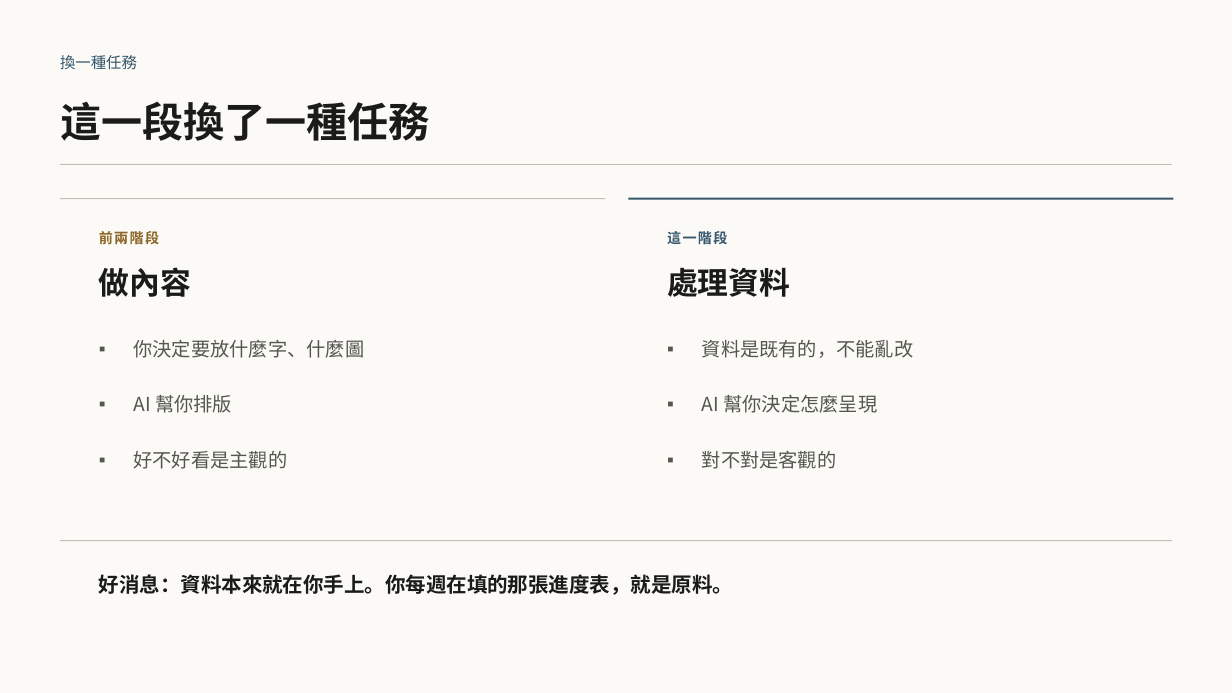
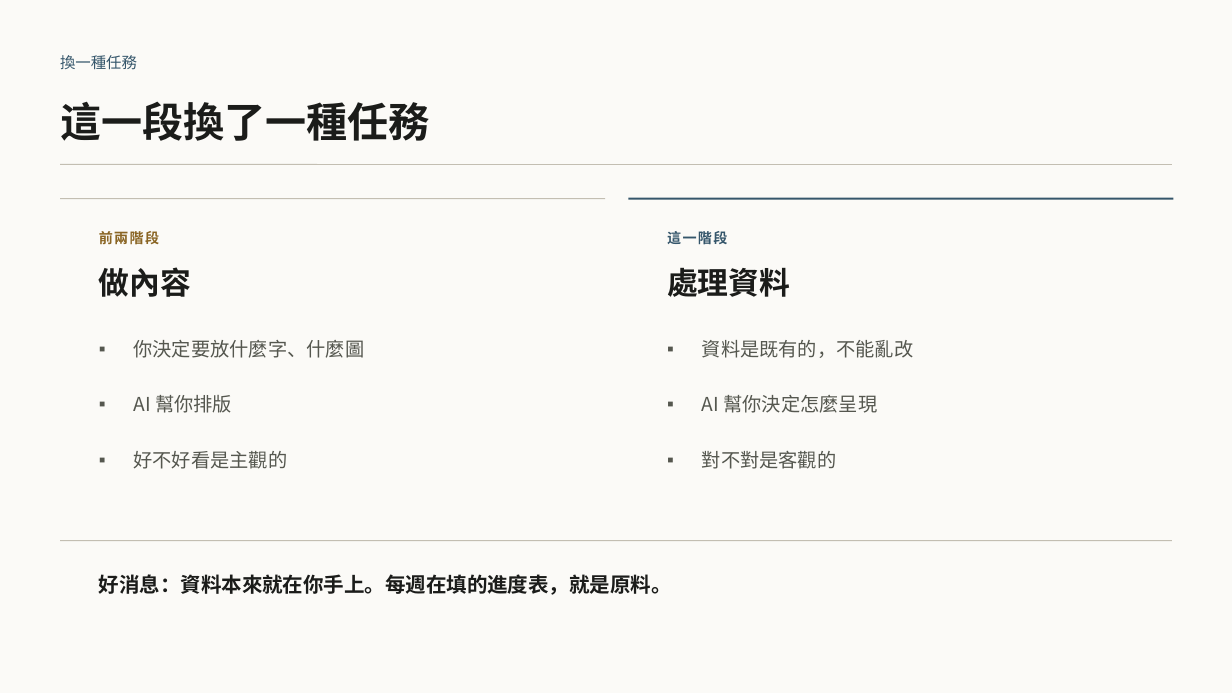
Before and after one commit to b39070566/architectureAiClass, a slide deck: slide 22 of slides/vibe-coding-workshop.pptx (slide 21 before the commit). Drawn at 1232x693 pixels with LibreOffice and Linux fonts; fonts in the diff are those of the drawing. Boxes give left, top, right and bottom in pixels: in the first picture for what was removed or moved away, otherwise in the second. Text is boxed around its words. In the diff, an @@ line names an element or a change of style, - is before the commit and + after.

```diff
--- a/slides/vibe-coding-workshop.pptx
+++ b/slides/vibe-coding-workshop.pptx
@@ text at [99,574,672,595]: text changed @@
-好消息：資料本來就在你手上。你每週在填的那張進度表，就是原料。
+好消息：資料本來就在你手上。每週在填的進度表，就是原料。
```
Also in this commit, not shown: 17 other slides changed, 3 slides added, 2 slides removed, 6 other files.
